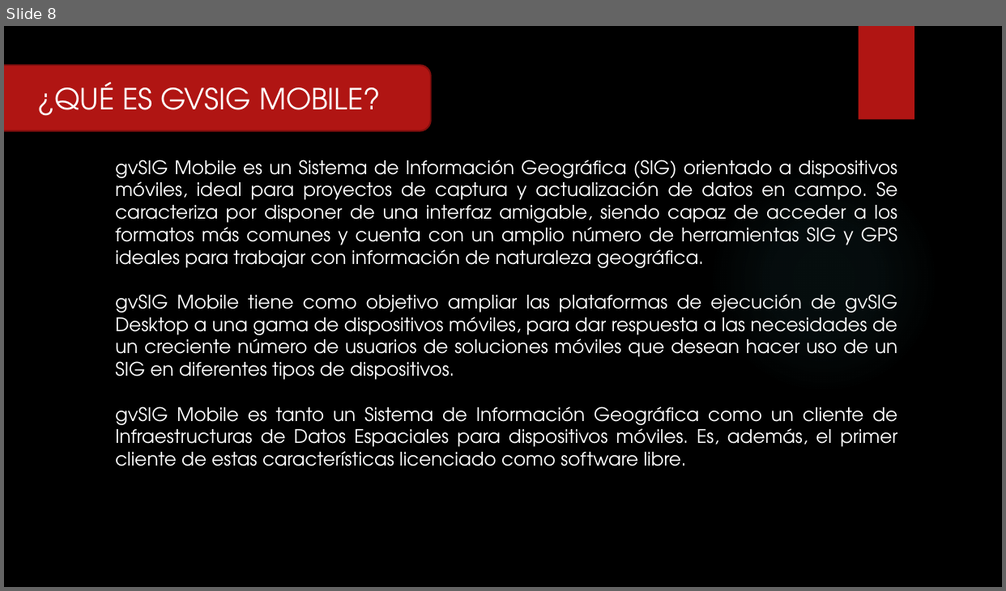
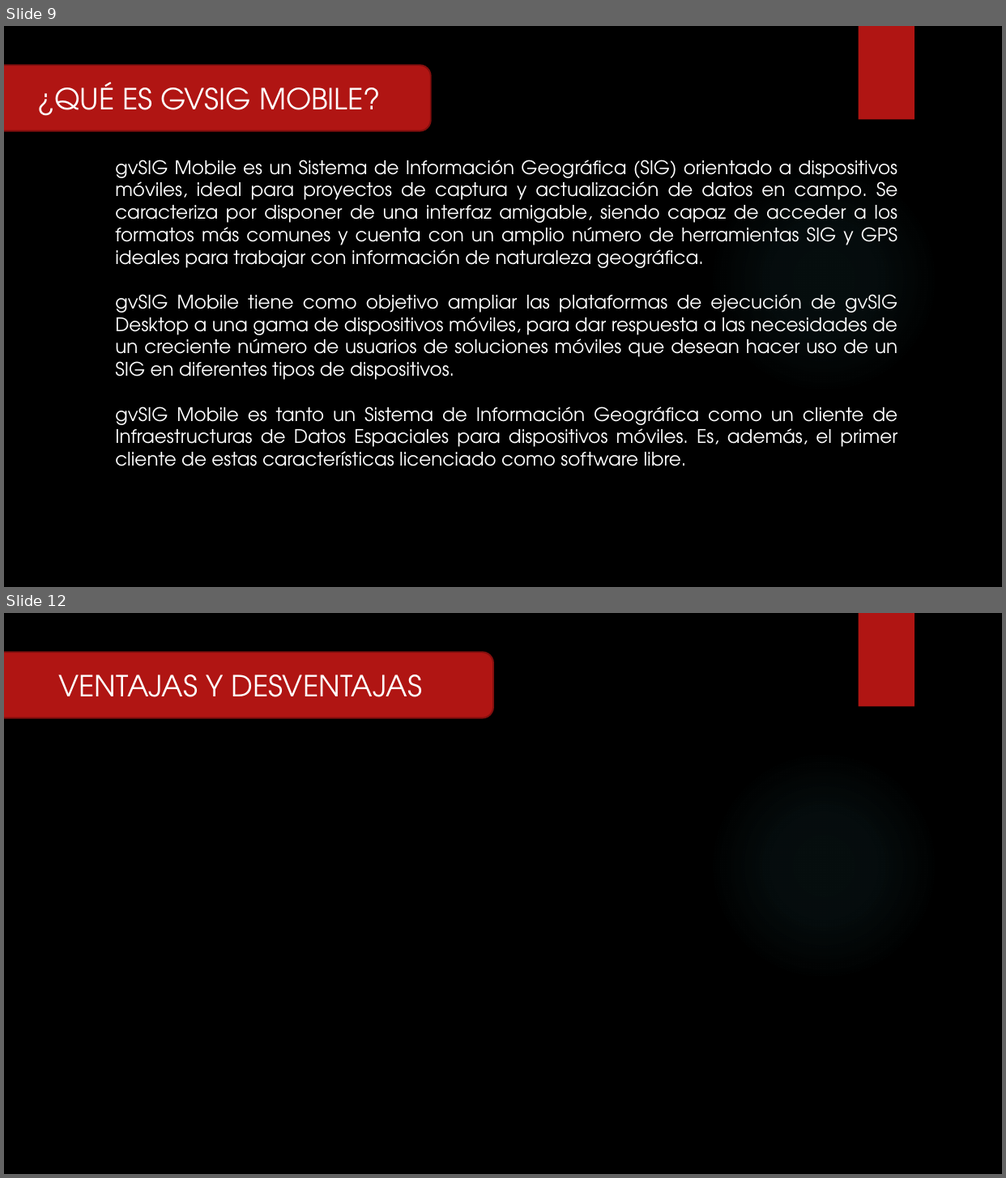
Before and after one commit to RFray/gvSIG, a slide deck: Expo-gvSIG.pptx. Shown one above the other, each under a label of ours: slide 8 before the commit, slides 9 and 12 after it; the slides between them are not shown. The pictures are 1006x591 and 1006x1178 pixels, drawn with LibreOffice and Linux fonts; fonts in the diff are those of the drawing; background and template pictures are left out. Boxes give left, top, right and bottom in pixels: in the first picture for what was removed or moved away, otherwise in the second. Text is boxed around its words. In the diff, an @@ line names an element or a change of style, - is before the commit and + after.

```diff
--- a/Expo-gvSIG.pptx
+++ b/Expo-gvSIG.pptx
@@ slide 12 added at box(4, 613, 1002, 1174), background picture (left out); not listed: 2 template elements that a slide beside it also shows @@
@@ rounded rectangle added at box(4, 652, 493, 717), fill #B01513, outline #82100E 1.5 pt, 28 pt, text #FFFFFF @@
+VENTAJAS Y DESVENTAJAS
@@ what was slide 8 is now slide 9 @@
```
Also in this commit, not shown: 7 slides changed, 2 other slides added, 1 slide removed.
